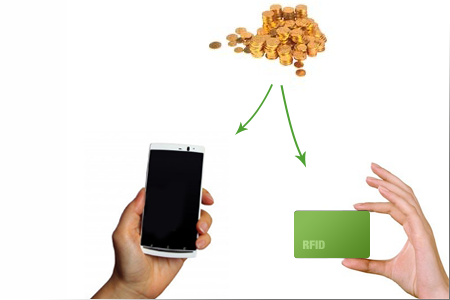
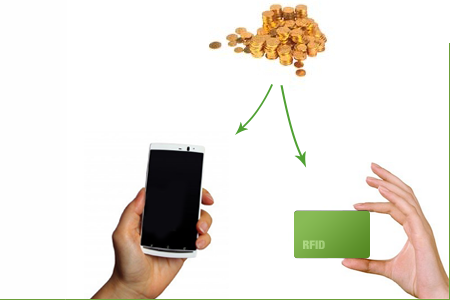
The second 450×300 image is a revision of the first. Changes to its layers:
painted on "Шар 7" over [0, 27, 450, 300]
